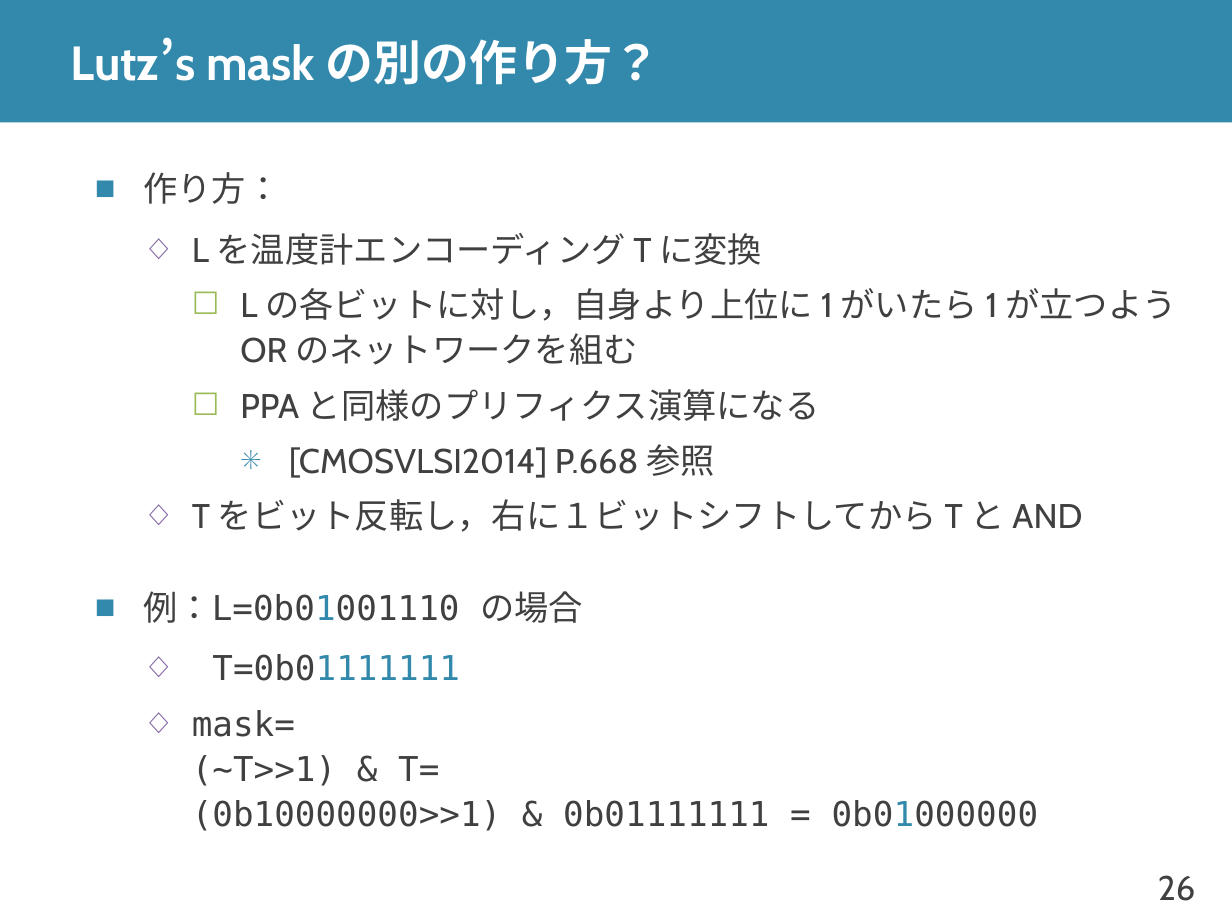
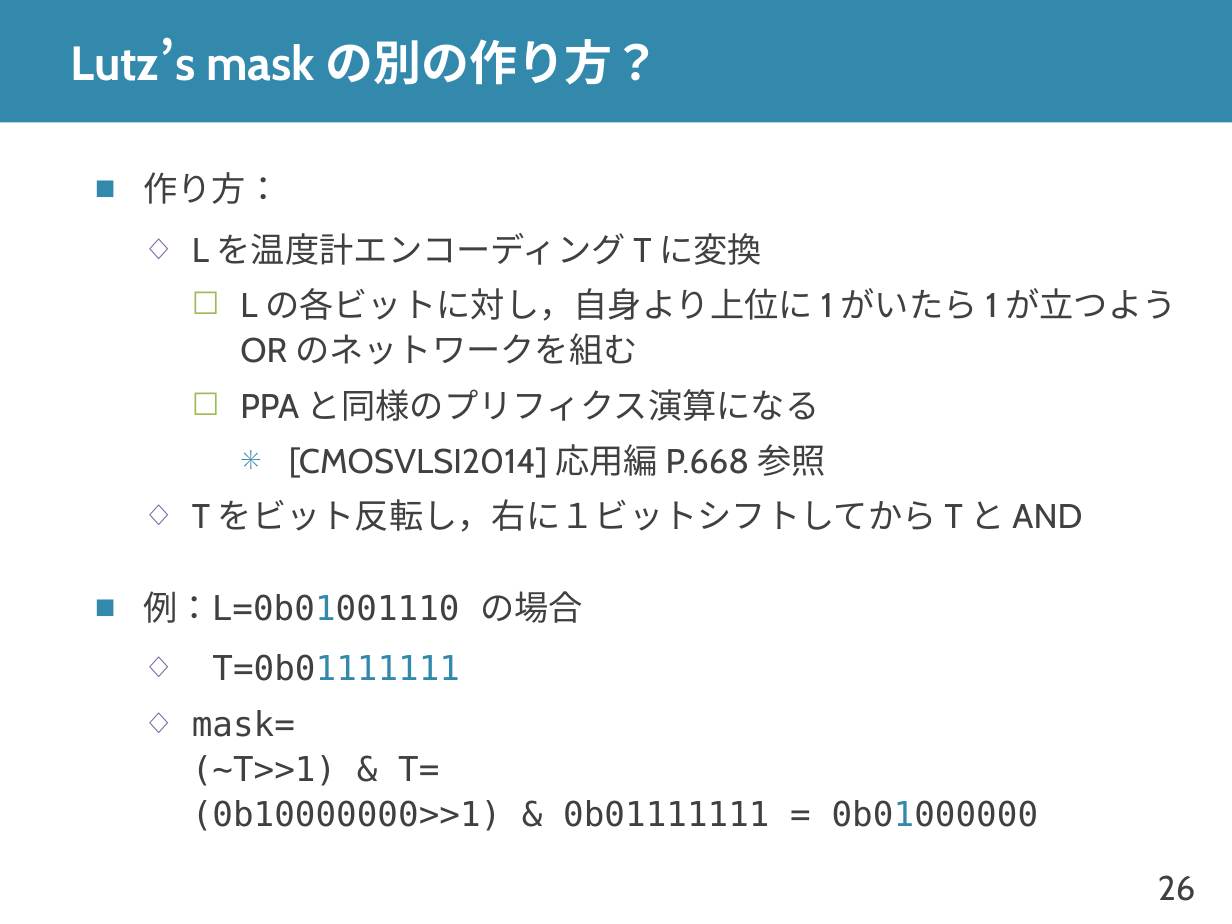
Before and after one commit to shioyadan/advanced-computer-organization, a slide deck: slide 26 of aco-shioya-appendix-fpu.pptx. Drawn at 1232x924 pixels with LibreOffice and Linux fonts; fonts in the diff are those of the drawing. Boxes give left, top, right and bottom in pixels: in the first picture for what was removed or moved away, otherwise in the second. Text is boxed around its words. In the diff, an @@ line names an element or a change of style, - is before the commit and + after.

```diff
--- a/aco-shioya-appendix-fpu.pptx
+++ b/aco-shioya-appendix-fpu.pptx
@@ text at (289,444,825,478): text changed @@
-      ✳ [CMOSVLSI2014] P.668 参照
+      ✳ [CMOSVLSI2014] 応用編 P.668 参照
```
Also in this commit, not shown: 11 other slides changed.
